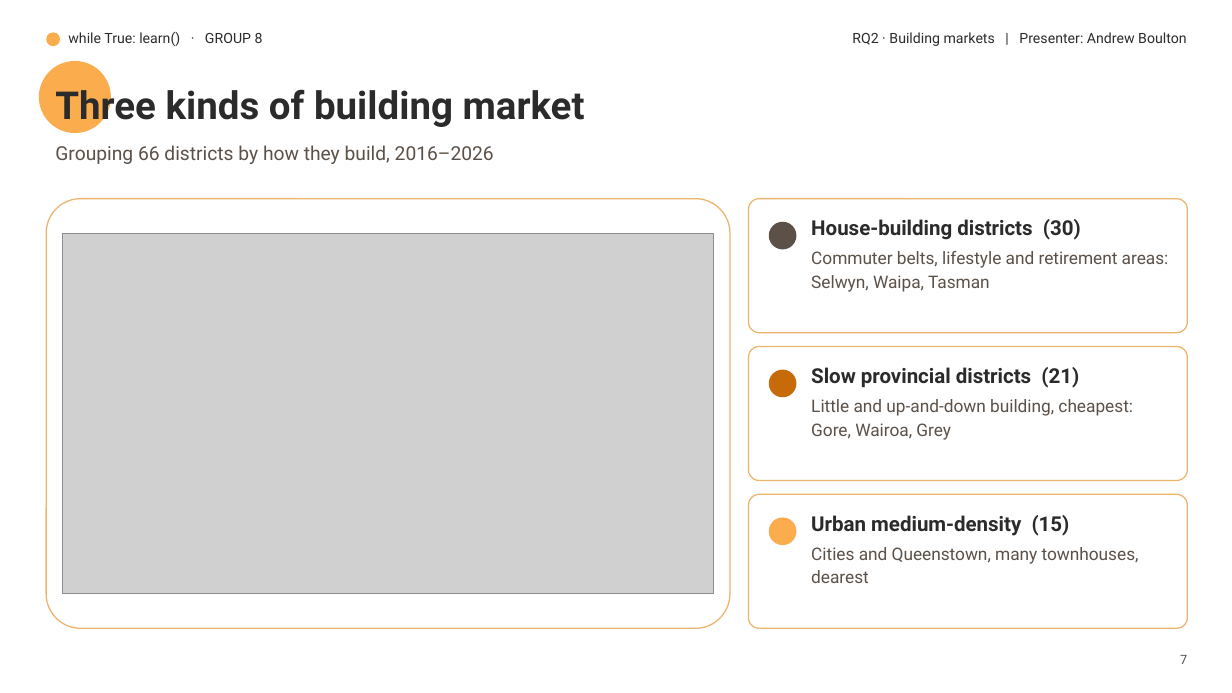
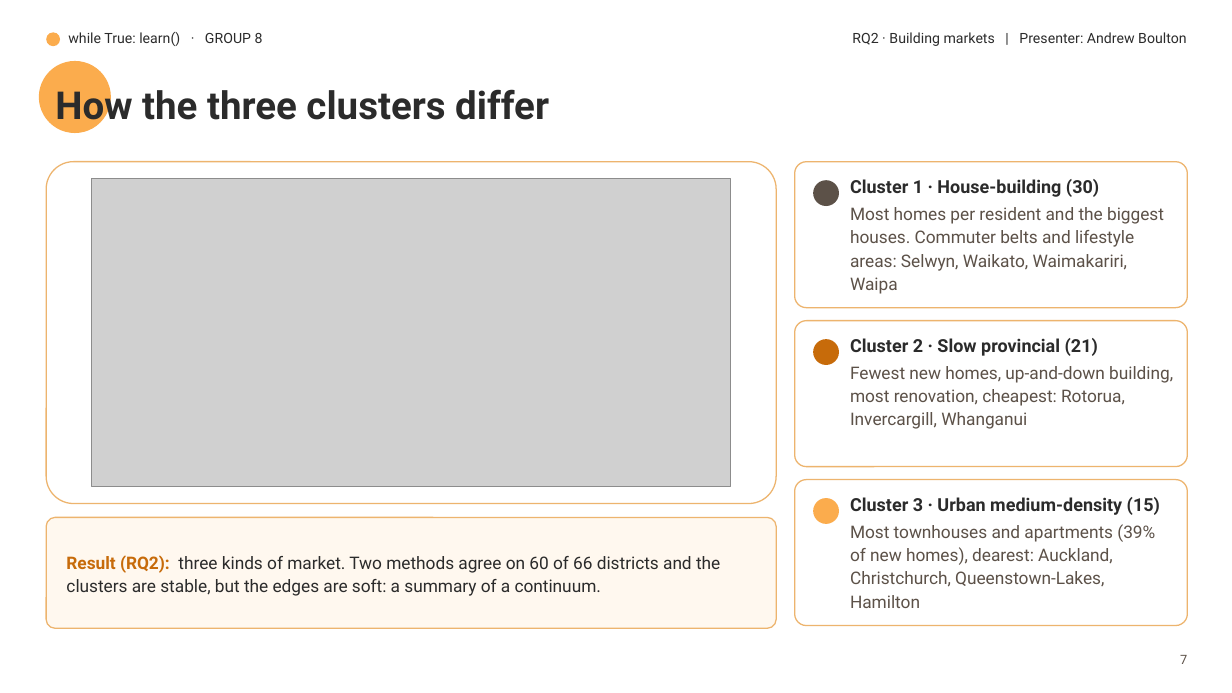
Before and after one commit to harishsahadev/while-True-Learn, a slide deck: slide 8 of building-consents/communication/slides/slides.pptx. Drawn at 1232x693 pixels with LibreOffice and Linux fonts; fonts in the diff are those of the drawing; grey boxes stand for pictures; background and template pictures are left out. Boxes give left, top, right and bottom in pixels: in the first picture for what was removed or moved away, otherwise in the second. Text is boxed around its words. In the diff, an @@ line names an element or a change of style, - is before the commit and + after.

```diff
--- a/building-consents/communication/slides/slides.pptx
+++ b/building-consents/communication/slides/slides.pptx
@@ text at <box>55,84,549,129</box>: text changed @@
-Three kinds of building market
+How the three clusters differ
@@ text removed at <box>55,145,494,164</box> @@
-Grouping 66 districts by how they build, 2016–2026
@@ rounded rectangle: place and size @@
-rounded rectangle at <box>46,199,730,628</box>
+rounded rectangle at <box>46,162,776,504</box>
@@ picture: place and size @@
-picture at <box>63,234,714,593</box>
+picture at <box>91,178,730,487</box>
@@ rounded rectangle: place and size @@
-rounded rectangle at <box>749,199,1188,333</box>
+rounded rectangle at <box>795,162,1188,308</box>
@@ text at <box>850,179,1164,294</box>: text changed @@
-House-building districts (30)
-Commuter belts, lifestyle and retirement areas: Selwyn, Waipa, Tasman
+Cluster 1 · House-building (30)
+Most homes per resident and the biggest houses. Commuter belts and lifestyle areas: Selwyn, Waikato, Waimakariri, Waipa
@@ ellipse: place and size @@
-ellipse at <box>769,222,797,250</box>
+ellipse at <box>813,180,839,206</box>
@@ rounded rectangle: place and size @@
-rounded rectangle at <box>749,347,1188,481</box>
+rounded rectangle at <box>795,321,1188,467</box>
@@ ellipse: place and size @@
-ellipse at <box>769,370,797,397</box>
+ellipse at <box>813,339,839,365</box>
@@ text at <box>850,338,1173,429</box>: text changed @@
-Slow provincial districts (21)
-Little and up-and-down building, cheapest: Gore, Wairoa, Grey
+Cluster 2 · Slow provincial (21)
+Fewest new homes, up-and-down building, most renovation, cheapest: Rotorua, Invercargill, Whanganui
@@ rounded rectangle: place and size @@
-rounded rectangle at <box>749,494,1188,628</box>
+rounded rectangle at <box>795,480,1188,626</box>
@@ ellipse: place and size @@
-ellipse at <box>769,518,797,545</box>
+ellipse at <box>813,498,839,524</box>
@@ text at <box>850,497,1160,608</box>: text changed @@
-Urban medium-density (15)
-Cities and Queenstown, many townhouses, dearest
+Cluster 3 · Urban medium-density (15)
+Most townhouses and apartments (39% of new homes), dearest: Auckland, Christchurch, Queenstown-Lakes, Hamilton
@@ rounded rectangle added at <box>46,518,776,628</box>, fill #FFF8EF, outline #EDB46E 1 pt @@
@@ text added at <box>66,555,720,596</box>, 13.5 pt, text #2B2B2B @@
+Result (RQ2): three kinds of market. Two methods agree on 60 of 66 districts and the clusters are stable, but the edges are soft: a summary of a continuum.
```
Also in this commit, not shown: 8 other slides changed, 4 slides added, 3 slides removed, 28 other files.
